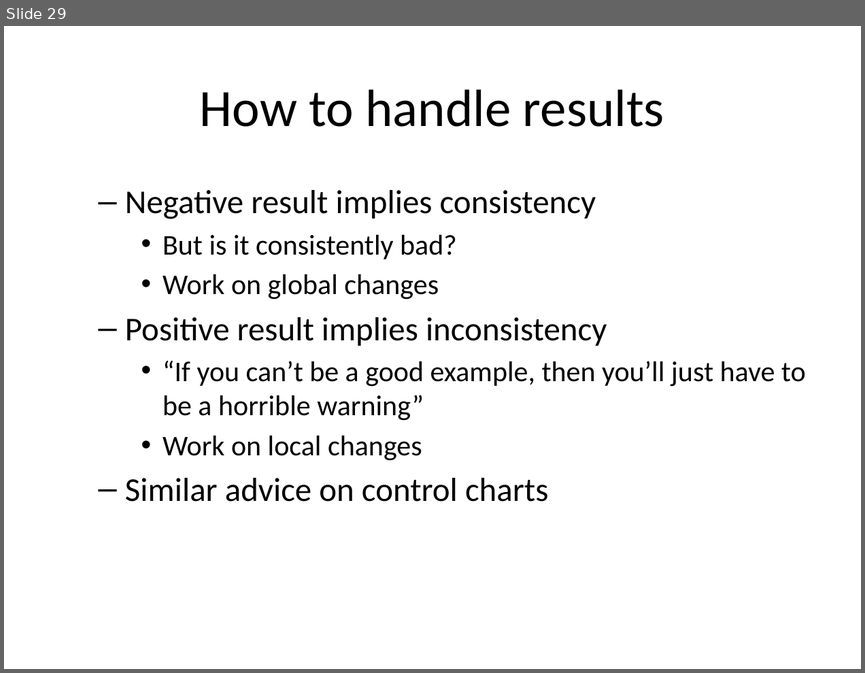
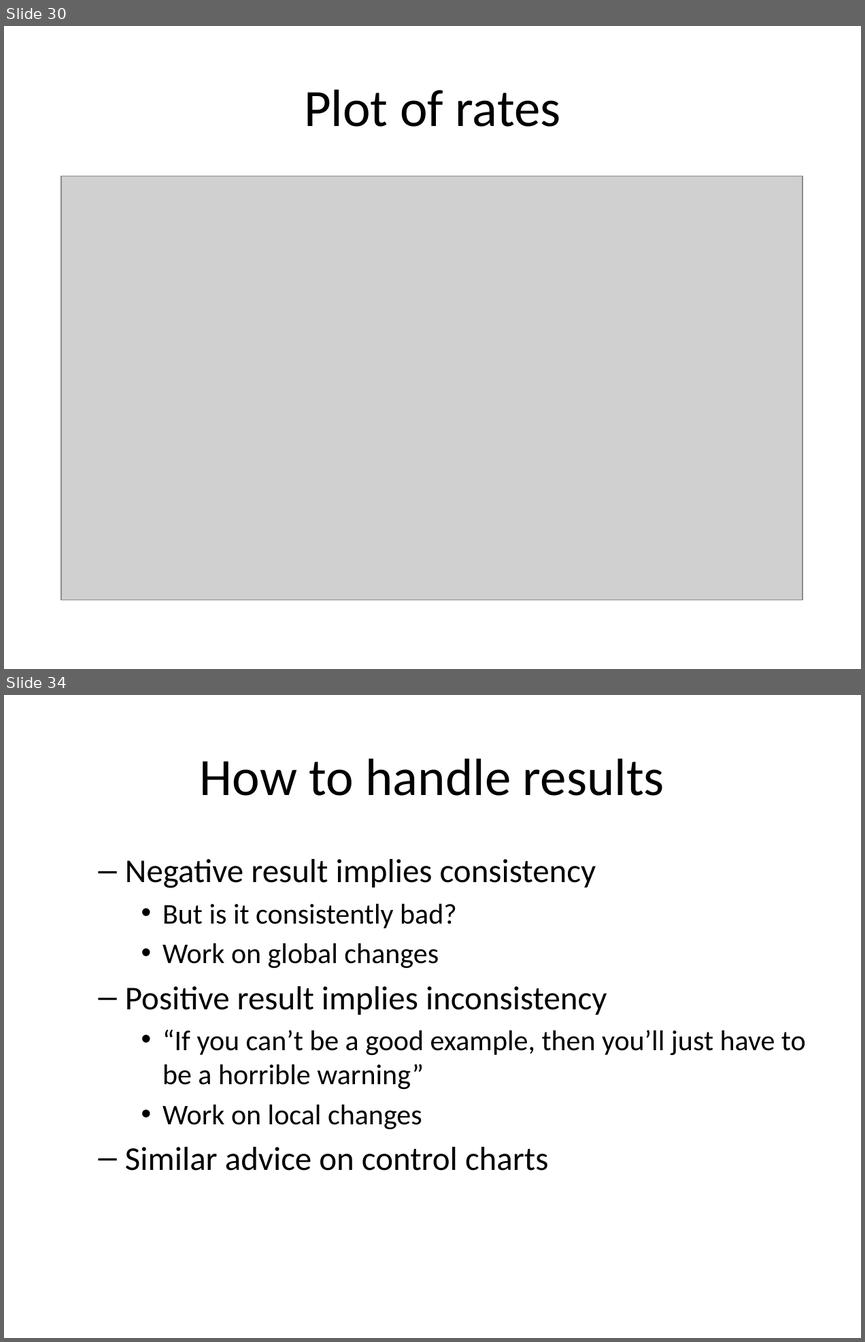
Before and after one commit to pmean/papers-and-presentations, a slide deck: anom/anom-talk.pptx. Shown one above the other, each under a label of ours: slide 29 before the commit, slides 30 and 34 after it; the slides between them are not shown. The pictures are 865x673 and 865x1342 pixels, drawn with LibreOffice and Linux fonts; fonts in the diff are those of the drawing; grey boxes stand for pictures. Boxes give left, top, right and bottom in pixels: in the first picture for what was removed or moved away, otherwise in the second. Text is boxed around its words. In the diff, an @@ line names an element or a change of style, - is before the commit and + after.

```diff
--- a/anom/anom-talk.pptx
+++ b/anom/anom-talk.pptx
@@ slide 30 added at <box>4,26,861,669</box>, background #FFFFFF @@
@@ title added at <box>304,89,560,127</box>, 44 pt, text #000000 @@
+Plot of rates
@@ picture added at <box>61,176,802,599</box> @@
@@ what was slide 29 is now slide 34 @@
```
Also in this commit, not shown: 1 slide changed, 4 other slides added, 2 other files.
